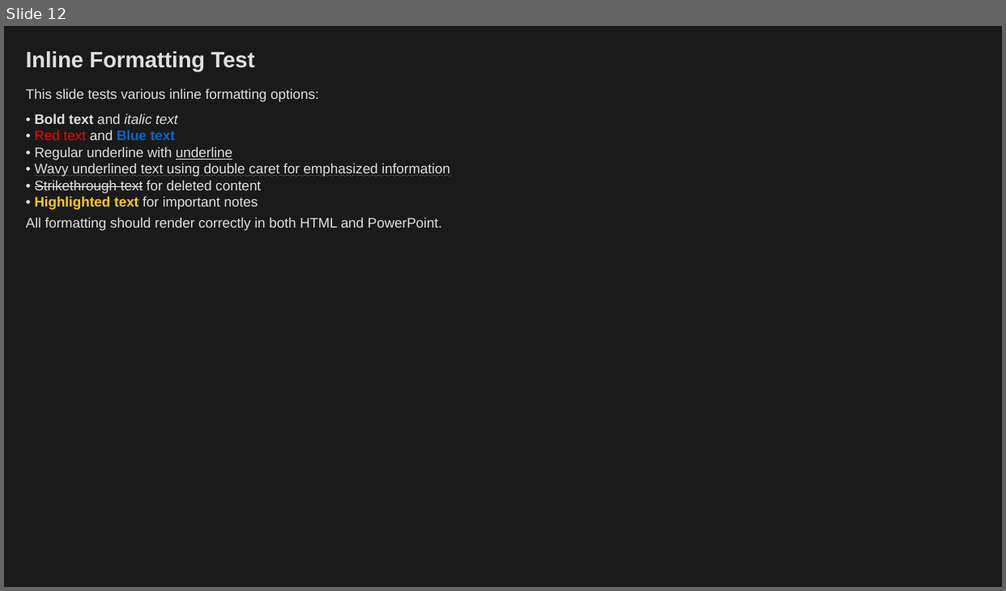
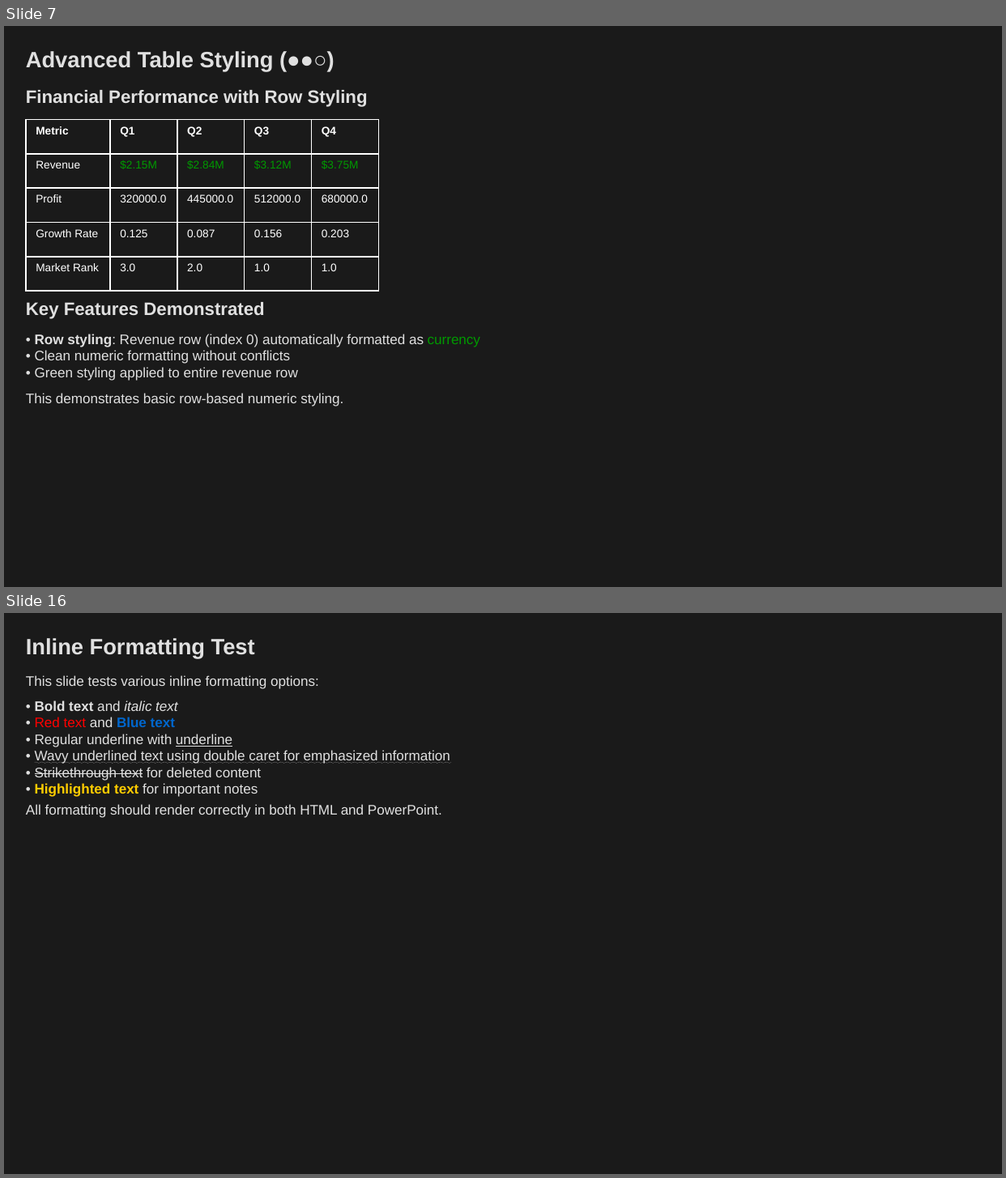
Before and after one commit to louisazhou/slidegenerator, a slide deck: output/notebook_example_dark.pptx. Shown one above the other, each under a label of ours: slide 12 before the commit, slides 7 and 16 after it; the slides between them are not shown. The pictures are 1006x591 and 1006x1178 pixels, drawn with LibreOffice and Linux fonts; fonts in the diff are those of the drawing. Boxes give left, top, right and bottom in pixels: in the first picture for what was removed or moved away, otherwise in the second. Text is boxed around its words. In the diff, an @@ line names an element or a change of style, - is before the commit and + after.

Commit message:
add counter toc on titles; improve how we style dataframe tables

```diff
--- a/output/notebook_example_dark.pptx
+++ b/output/notebook_example_dark.pptx
@@ slide 7 added at [4,26,1002,587], background #1A1A1A @@
@@ text added at [26,51,274,72], 16 pt, text #E0E0E0, bold @@
+Advanced Table Styling (●●○)
@@ text added at [26,90,368,107], 13 pt, text #E0E0E0, bold @@
+Financial Performance with Row Styling
@@ table added at [26,120,377,292], 5 rows, 5 columns @@
+Metric | Q1 | Q2 | Q3 | Q4
+Revenue | $2.15M | $2.84M | $3.12M | $3.75M
+Profit | 320000.0 | 445000.0 | 512000.0 | 680000.0
+Growth Rate | 0.125 | 0.087 | 0.156 | 0.203
+Market Rank | 3.0 | 2.0 | 1.0 | 1.0
@@ text added at [26,302,264,319], 13 pt, text #E0E0E0, bold @@
+Key Features Demonstrated
@@ text added at [35,334,480,381], 10 pt, text #E0E0E0 @@
+• Row styling: Revenue row (index 0) automatically formatted as currency
+• Clean numeric formatting without conflicts
+• Green styling applied to entire revenue row
@@ text added at [26,393,343,407], 10 pt, text #E0E0E0 @@
+This demonstrates basic row-based numeric styling.
@@ what was slide 12 is now slide 16 @@
```
Also in this commit, not shown: 9 slides changed, 4 other slides added, 1 slide removed, 28 other files.
